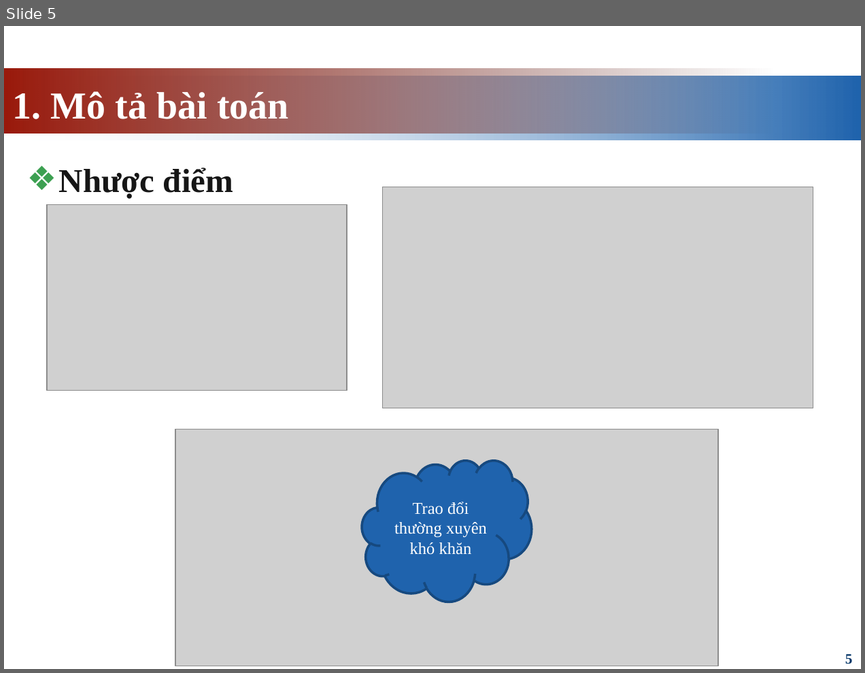
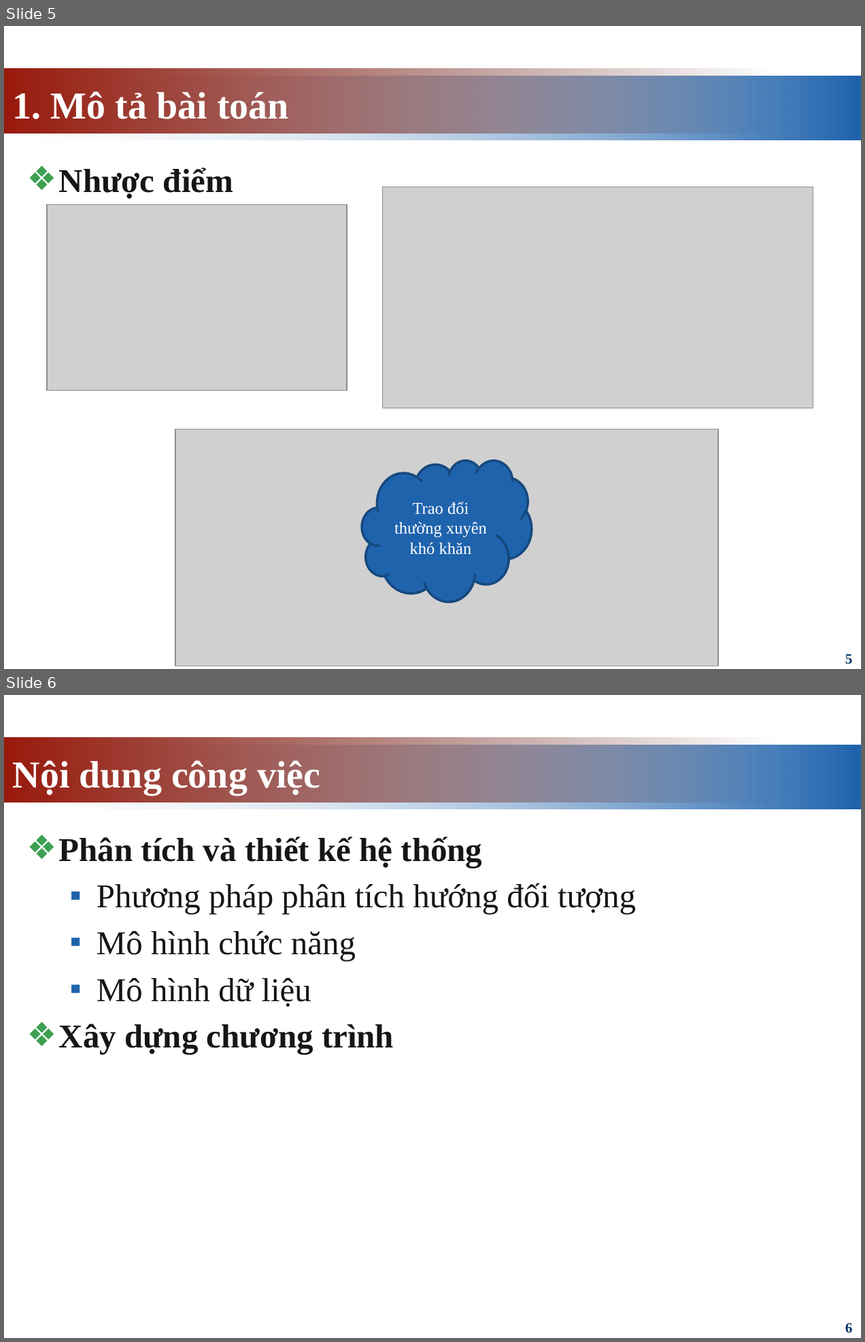
Before and after one commit to giangdoan164/Do_an, a slide deck: docs/Thuyết trình/Thuyết Trình.pptx. Shown one above the other, each under a label of ours: slide 5 before the commit, slides 5 and 6 after it. The pictures are 865x673 and 865x1342 pixels, drawn with LibreOffice and Linux fonts; fonts in the diff are those of the drawing; grey boxes stand for pictures. Boxes give left, top, right and bottom in pixels: in the first picture for what was removed or moved away, otherwise in the second. Text is boxed around its words. In the diff, an @@ line names an element or a change of style, - is before the commit and + after.

```diff
--- a/docs/Thuyết trình/Thuyết Trình.pptx
+++ b/docs/Thuyết trình/Thuyết Trình.pptx
@@ slide 6 added at box(4, 695, 861, 1338), background #FFFFFF; not listed: 2 template elements that a slide beside it also shows @@
@@ title added at box(13, 760, 320, 795), 32 pt, text #FFFFFF, bold @@
+Nội dung công việc
@@ text added at box(59, 836, 636, 1054), 28 pt, text #161616 @@
+❖ Phân tích và thiết kế hệ thống
+  ▪ Phương pháp phân tích hướng đối tượng
+  ▪ Mô hình chức năng
+  ▪ Mô hình dữ liệu
+❖ Xây dựng chương trình
@@ page number added at box(845, 1323, 852, 1333), 12 pt, text #003366, bold @@
+6
```
Also in this commit, not shown: 8 slides changed, 3 slides removed, 27 other files.
